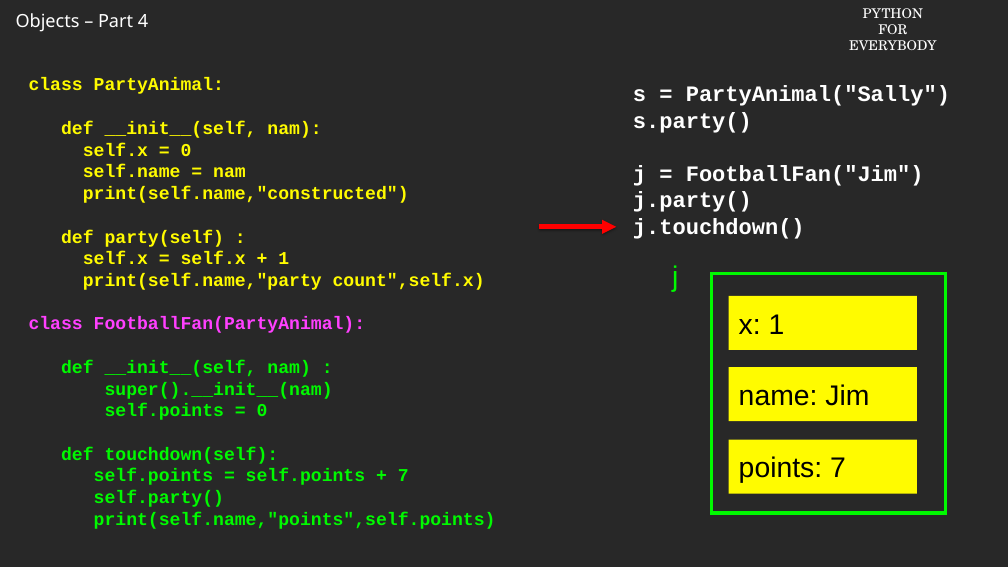
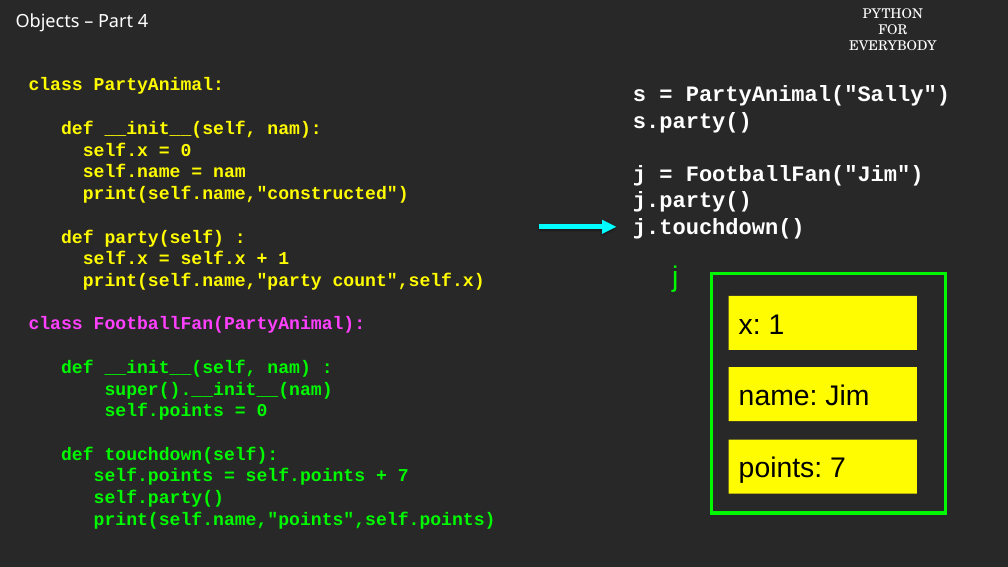
Before and after one commit to csev/py4e, a slide deck: slide 8 of cai/redo-2024/Slides/14-04-python4e.04.120816.pptx. Drawn at 1008x567 pixels with LibreOffice and Linux fonts; fonts in the diff are those of the drawing; background and template pictures are left out. Boxes give left, top, right and bottom in pixels: in the first picture for what was removed or moved away, otherwise in the second. Text is boxed around its words. In the diff, an @@ line names an element or a change of style, - is before the commit and + after.

```diff
--- a/cai/redo-2024/Slides/14-04-python4e.04.120816.pptx
+++ b/cai/redo-2024/Slides/14-04-python4e.04.120816.pptx
@@ arrow (539, 227) - (616, 227): stroke #FF0000 6 pt to #00FDFF 6 pt @@
```
Also in this commit, not shown: 4 other slides changed, 1 other file.
